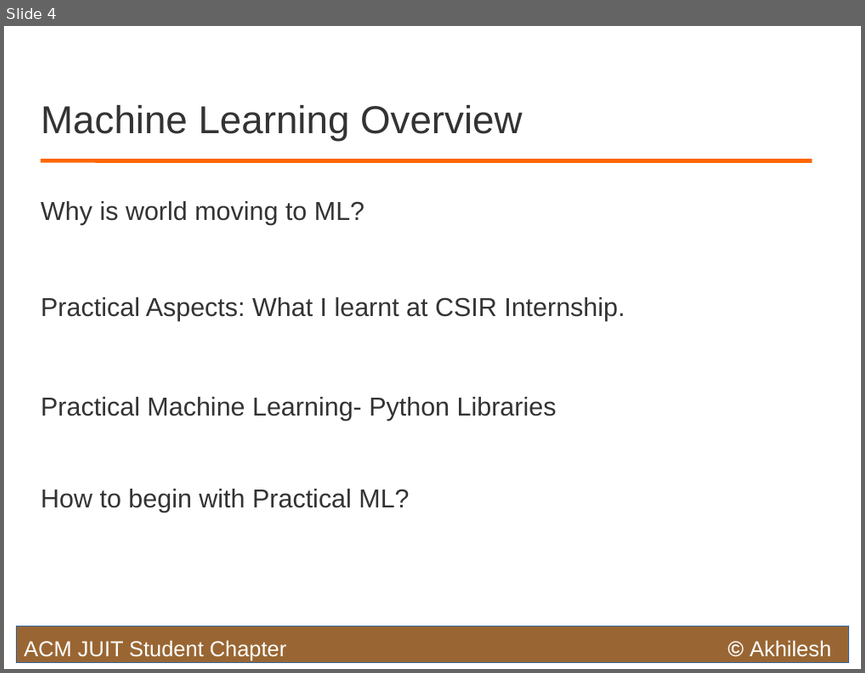
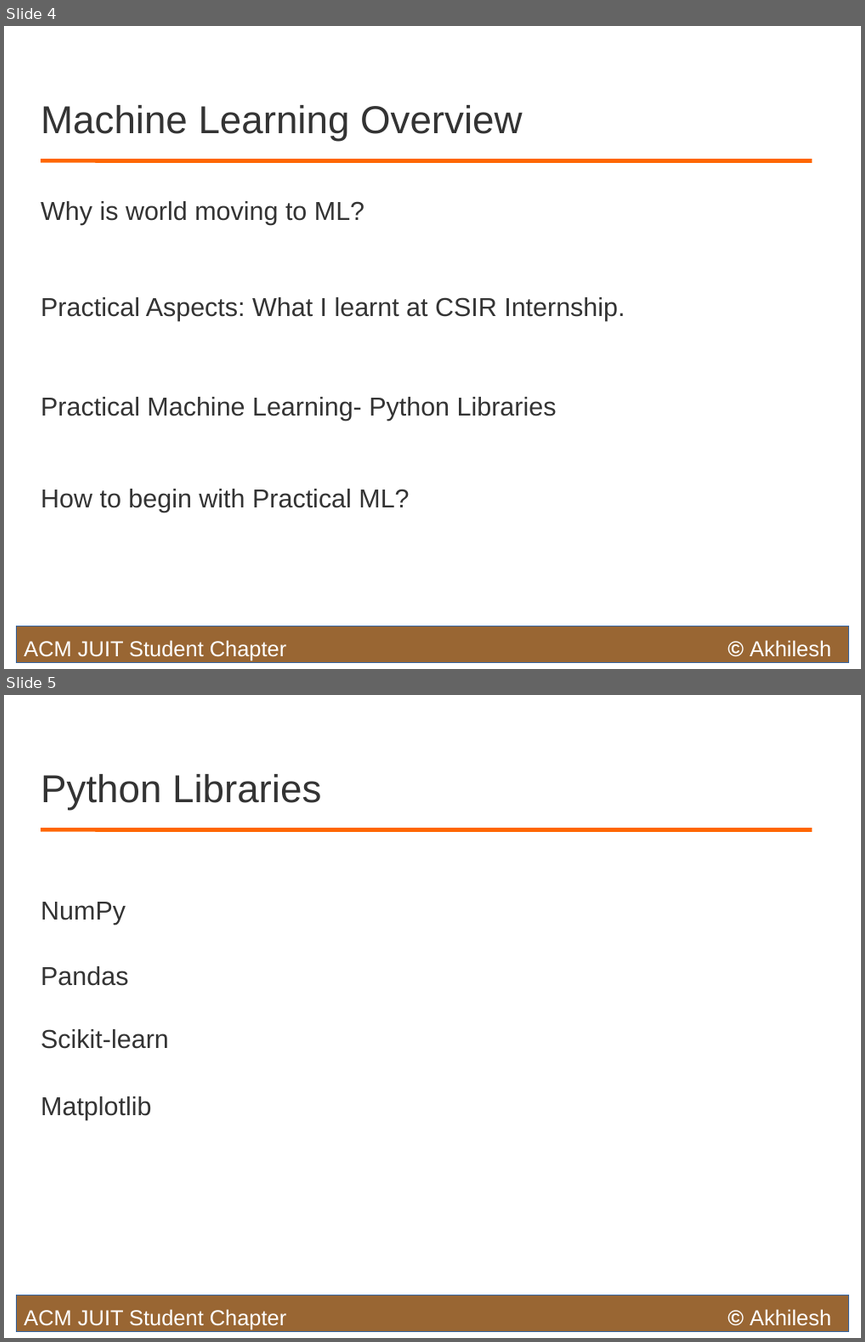
Before and after one commit to akhilesh-k/Machine-Learning-Sessions, a slide deck: Slides/Day-1.odp. Shown one above the other, each under a label of ours: slide 4 before the commit, slides 4 and 5 after it. The pictures are 865x673 and 865x1342 pixels, drawn with LibreOffice and Linux fonts; fonts in the diff are those of the drawing. Boxes give left, top, right and bottom in pixels: in the first picture for what was removed or moved away, otherwise in the second. Text is boxed around its words. In the diff, an @@ line names an element or a change of style, - is before the commit and + after.

```diff
--- a/Slides/Day-1.odp
+++ b/Slides/Day-1.odp
@@ slide 5 added at <box>4,695,861,1338</box>, background #FFFFFF @@
@@ title added at <box>41,774,321,810</box>, 36 pt, text #333333 @@
+Python Libraries
@@ line added from (41, 829) to (812, 829), #FF6600 3.69 pt @@
@@ text added at <box>41,902,126,925</box>, 24 pt, text #333333 @@
+NumPy
@@ text added at <box>41,966,128,986</box>, 24 pt, text #333333 @@
+Pandas
@@ text added at <box>41,1029,169,1049</box>, 24 pt, text #333333 @@
+Scikit-learn
@@ text added at <box>41,1096,151,1120</box>, 24 pt, text #333333 @@
+Matplotlib
@@ rectangle added at <box>17,1295,849,1332</box>, fill #996633, outline #3465A4 0 pt @@
@@ text added at <box>24,1309,286,1330</box>, 20 pt, text #FFFFFF @@
+ACM JUIT Student Chapter
@@ text added at <box>749,1309,831,1326</box>, 20 pt, text #FFFFFF @@
+© Akhilesh
```
Also in this commit, not shown: 1 slide changed, 2 other slides added, 38 other files.
